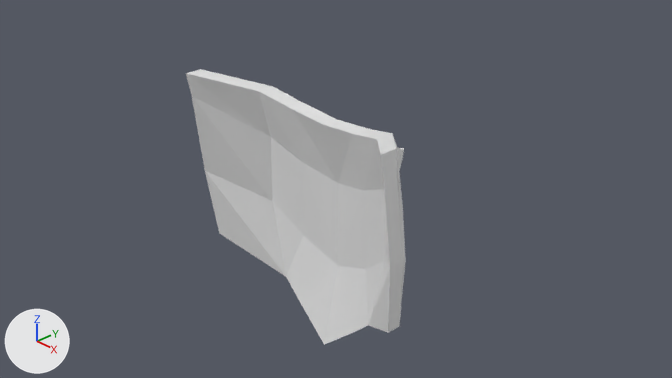
An edit to the Blender file Assets/Blender/Shield.blend, drawn before and after from the same camera.
Rendered twice from the file's camera 'Camera'. Lighting does not change. The marker at lower left points along +X, +Y and +Z.

The scene before the commit, as lines of its bpy script (objects in view):
```python
me_cube = bpy.data.meshes.new('Cube')
me_cube.from_pydata(...)  # 80 vertices, 68 faces; spans x -1.64..0.0, y -0.93..0.21, z -2.28..1.21
me_cube.materials.append(mat_material)  # white #e7e7e7
ob_cube = bpy.data.objects.new('Cube', me_cube)
ob_cube.location = (0.0, 0.0, 0.0)
_m = ob_cube.modifiers.new('Mirror', 'MIRROR')
_m.use_clip = True
```
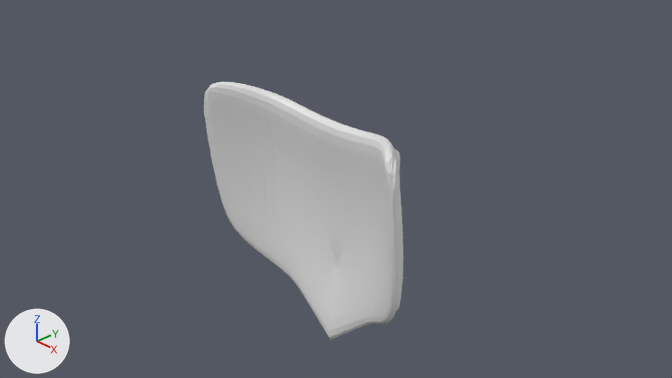
Boxes [x1, y1, x2, y2] around the edits, measured in the pictures (672 x 378 px):
'Cube', modifiers changed (10% narrower, 7% shorter)
    before: [186, 69, 406, 345]
    after: [204, 82, 403, 339]

The change, as a list of edits to the scene's bpy script:
```text
Change ob_cube:
    add _m = ob_cube.modifiers.new('Subdivision', 'SUBSURF')
```
